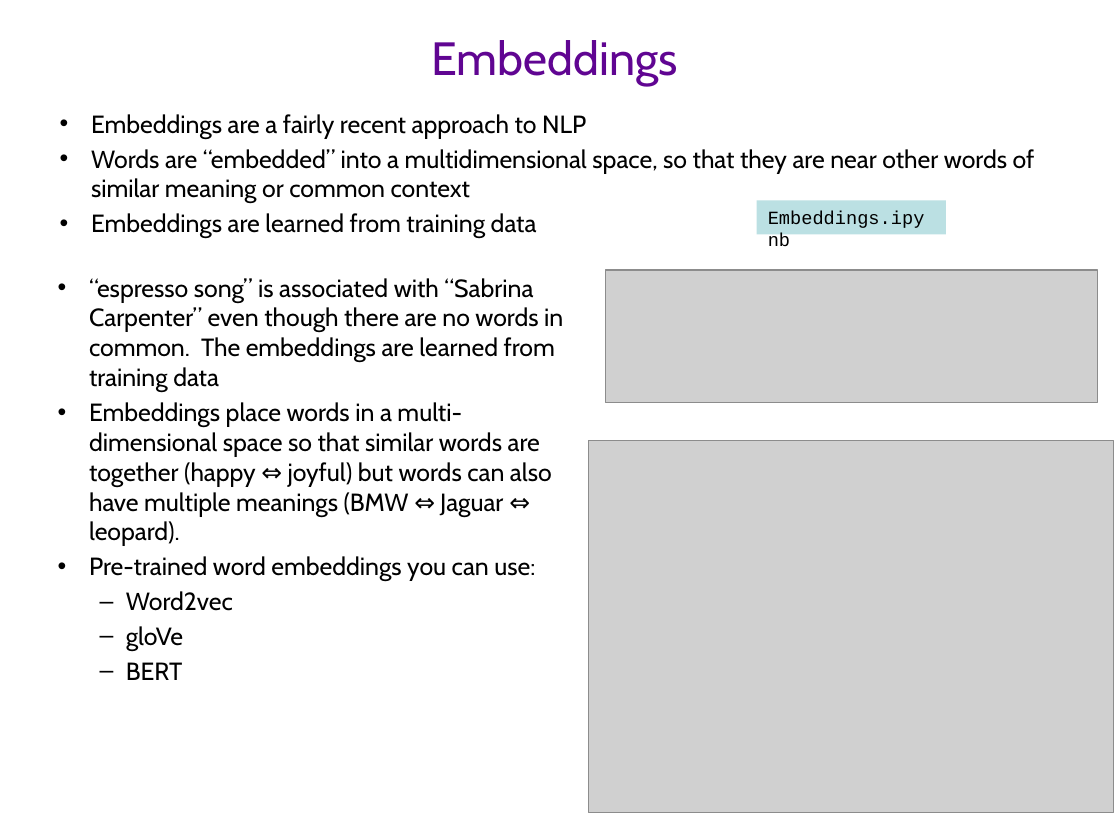
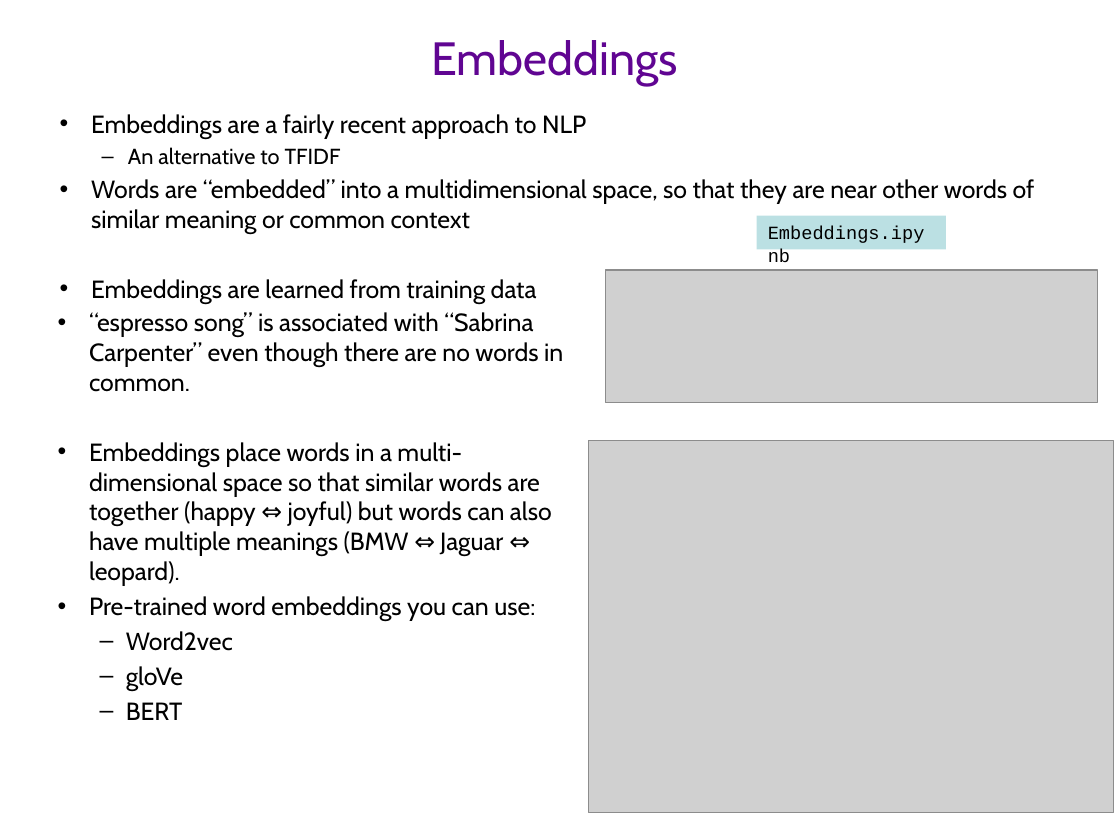
Before and after one commit to CTVisMe/DS4B-core, a slide deck: slide 35 of Slides/T8 - ModellingTextData.pptx (slide 38 before the commit). Drawn at 1120x840 pixels with LibreOffice and Linux fonts; fonts in the diff are those of the drawing; grey boxes stand for pictures; background and template pictures are left out. Boxes give left, top, right and bottom in pixels: in the first picture for what was removed or moved away, otherwise in the second. Text is boxed around its words. In the diff, an @@ line names an element or a change of style, - is before the commit and + after.

```diff
--- a/Slides/T8 - ModellingTextData.pptx
+++ b/Slides/T8 - ModellingTextData.pptx
@@ text at bbox=[128, 147, 341, 165]: paragraph added @@
+  – An alternative to TFIDF
@@ rectangle "Embeddings.ipynb": place and size @@
-rectangle "Embeddings.ipynb" at bbox=[757, 200, 946, 234]
+rectangle "Embeddings.ipynb" at bbox=[757, 215, 946, 249]
@@ text at bbox=[89, 312, 563, 392]: text changed @@
-• “espresso song” is associated with “Sabrina Carpenter” even though there are no words in common. The embeddings are learned from training data
+• “espresso song” is associated with “Sabrina Carpenter” even though there are no words in common.
```
Also in this commit, not shown: 16 other slides changed, 1 slide added, 3 slides removed, 29 other files.
